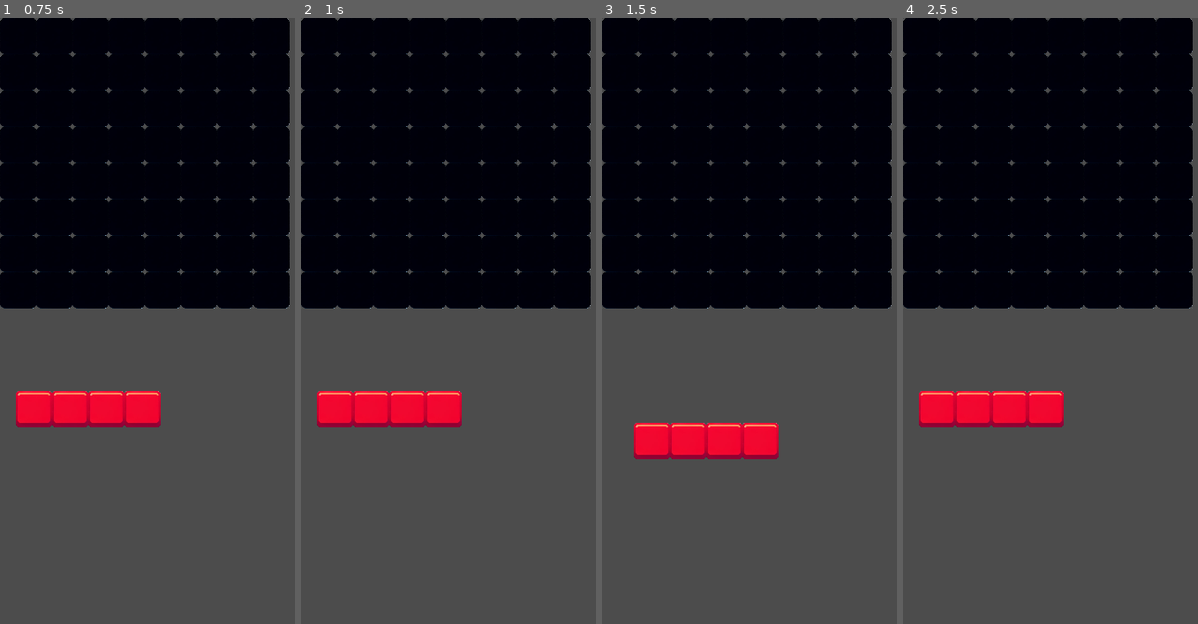
Above: before the commit, frames 1-4 (left to right).
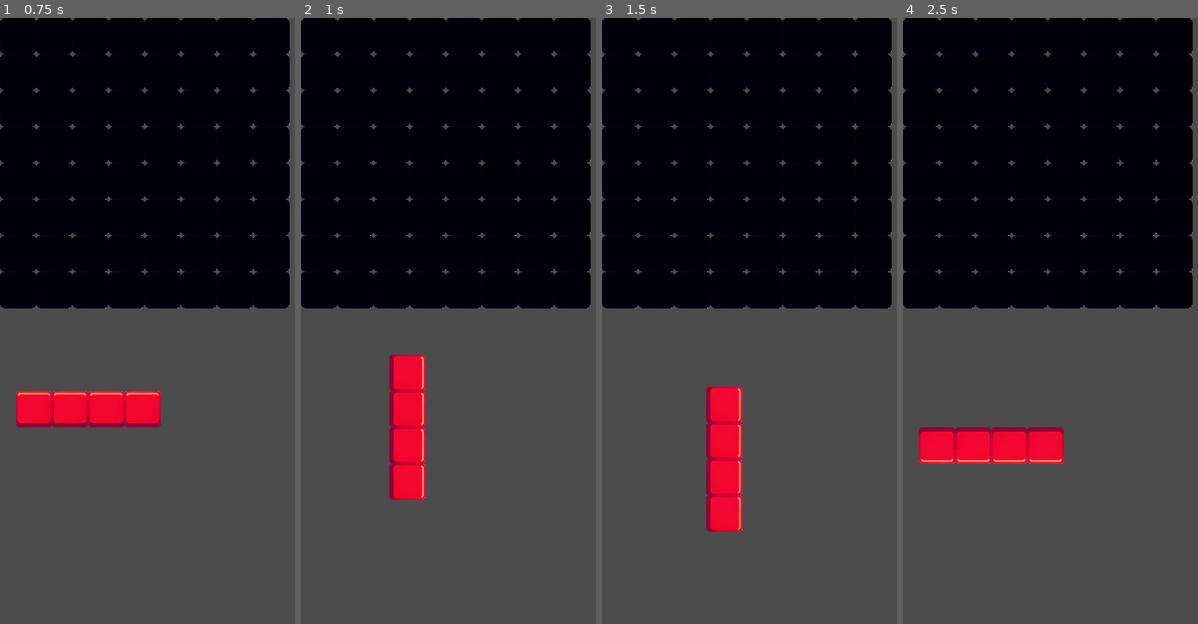
Above: after the commit, the same moments.

Repository: alexkorep-games/transmatrix
Game: Godot game, scene res://scenes/main.tscn
The game is run twice, just before and just after one commit, with the same random seed, the same clock (stepped at 60 frames per second) and the same inputs.
Inputs (mouse positions are in pixels of both pictures, inside the frame that each line leads up to):
- Up to frame 1 (0.75 s): tap Enter at 0.5 s; move the mouse to (230, 302) at 0.52 s; click (230, 302) at 0.67 s
- Up to frame 2 (1 s): no input
- Up to frame 3 (1.5 s): tap Space at 1.25 s; drag from (696, 369) to (746, 466) at 1.27 s
- Up to frame 4 (2.5 s): move the mouse to (1094, 193) at 2.02 s; click (1094, 193) at 2.17 s

Frame 1 is identical in both runs. In frame 2, 4.6% of the frame differs, in the area x 5-55%, y 55-80%; in frame 3, 4.6%; in frame 4, 5.8%, in the area x 5-55%, y 61-74%.

Commit message:
Add dragging and rotation

Diff:
--- a/src/scenes/current_shape/current_shape.gd
+++ b/src/scenes/current_shape/current_shape.gd
@@ -1,10 +1,13 @@
 extends TileMap
 
+var mouse_down = false
 var dragging = false
 var drag_start = Vector2()
 var original_position = Vector2()
 
 var tween = Tween.new()
+
+var DRAG_DISTANCE_THRESHOLD = 10
 
 # Called when the node enters the scene tree for the first time.
 func _ready():
@@ -13,21 +16,28 @@
 # Called every frame. 'delta' is the elapsed time since the previous frame.
 func _process(delta):
 	if Input.is_mouse_button_pressed(BUTTON_LEFT):
-		if not dragging:
-			dragging = true
+		if not mouse_down:
+			mouse_down = true
 			drag_start = get_global_mouse_position()
 			original_position = position
 	else:
-		if dragging:
-			dragging = false
-			go_back()
+		if mouse_down:
+			mouse_down = false
+			if dragging:
+				dragging = false
+				go_back()
+			else:
+				# Rotate the TileMap by 90 degrees
+				rotation_degrees += 90
 
+	var distance_between_origin_and_mouse = (get_global_mouse_position() - drag_start).length()
+	if distance_between_origin_and_mouse > DRAG_DISTANCE_THRESHOLD and mouse_down:
+		dragging = true
 
 	if dragging:
 		var drag_current = get_global_mouse_position()
 		var drag_delta = drag_current - drag_start
-		position += drag_delta
-		drag_start = drag_current
+		position = original_position + drag_delta
 
 func go_back():
 	# Use tween to animate the tilemap back to the original position
